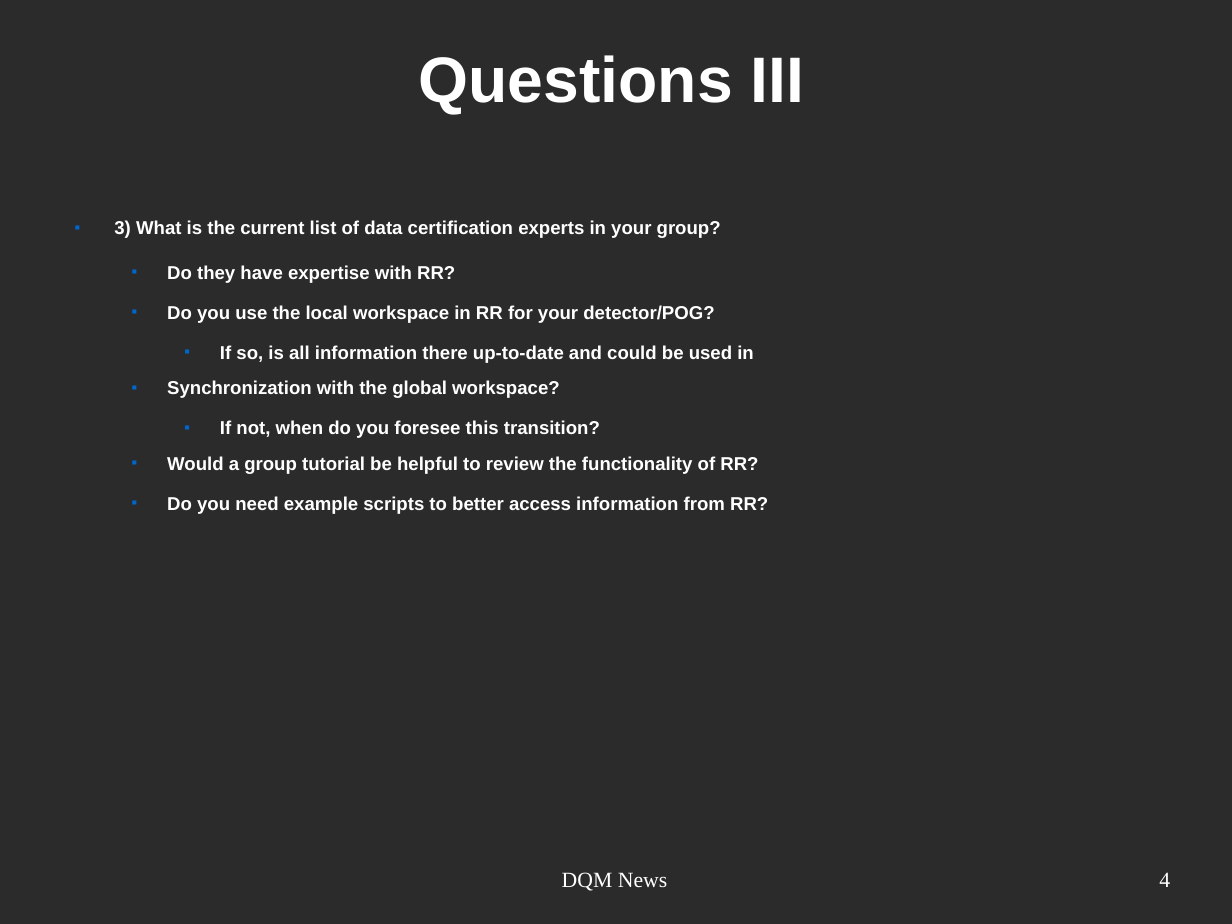
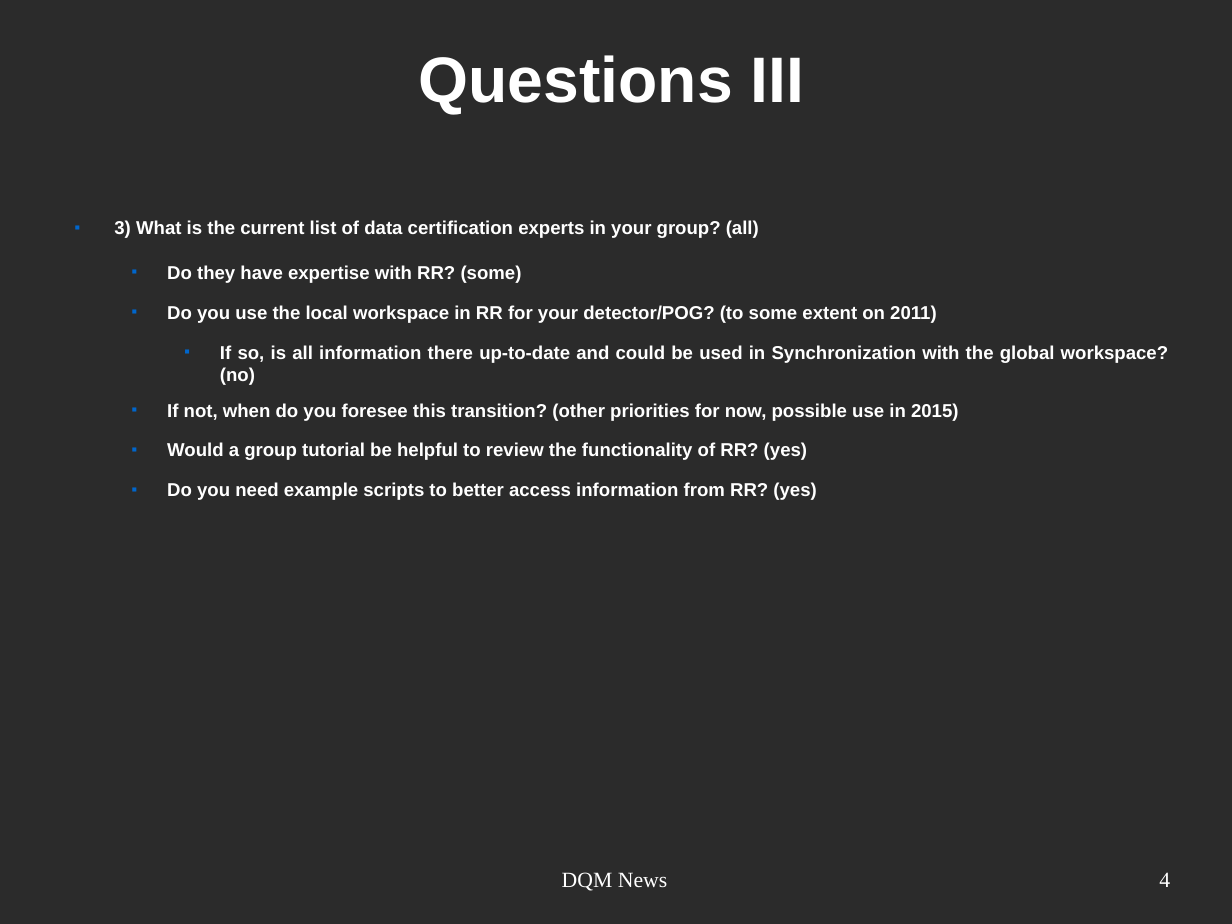
Before and after one commit to joaopela/WorkPresentations, a slide deck: slide 4 of cms/DQM_Meeting/2013-10-01/2013-10-01_DQMMeeting_JPela.odp. Drawn at 1232x924 pixels with LibreOffice and Linux fonts; fonts in the diff are those of the drawing; background and template pictures are left out; a plain dark background stands for a picture behind light text. Boxes give left, top, right and bottom in pixels: in the first picture for what was removed or moved away, otherwise in the second. Text is boxed around its words. In the diff, an @@ line names an element or a change of style, - is before the commit and + after.

```diff
--- a/cms/DQM_Meeting/2013-10-01/2013-10-01_DQMMeeting_JPela.odp
+++ b/cms/DQM_Meeting/2013-10-01/2013-10-01_DQMMeeting_JPela.odp
@@ text at box(114, 220, 1168, 500): text changed @@
-■ 3) What is the current list of data certification experts in your group?
-  ■ Do they have expertise with RR?
-  ■ Do you use the local workspace in RR for your detector/POG?
-    ■ If so, is all information there up-to-date and could be used in
-  ■ Synchronization with the global workspace?
-    ■ If not, when do you foresee this transition?
-  ■ Would a group tutorial be helpful to review the functionality of RR?
-  ■ Do you need example scripts to better access information from RR?
+■ 3) What is the current list of data certification experts in your group? (all)
+  ■ Do they have expertise with RR? (some)
+  ■ Do you use the local workspace in RR for your detector/POG? (to some extent on 2011)
+    ■ If so, is all information there up-to-date and could be used in Synchronization with the global workspace? (no)
+  ■ If not, when do you foresee this transition? (other priorities for now, possible use in 2015)
+  ■ Would a group tutorial be helpful to review the functionality of RR? (yes)
+  ■ Do you need example scripts to better access information from RR? (yes)
```
Also in this commit, not shown: 3 other slides changed.
